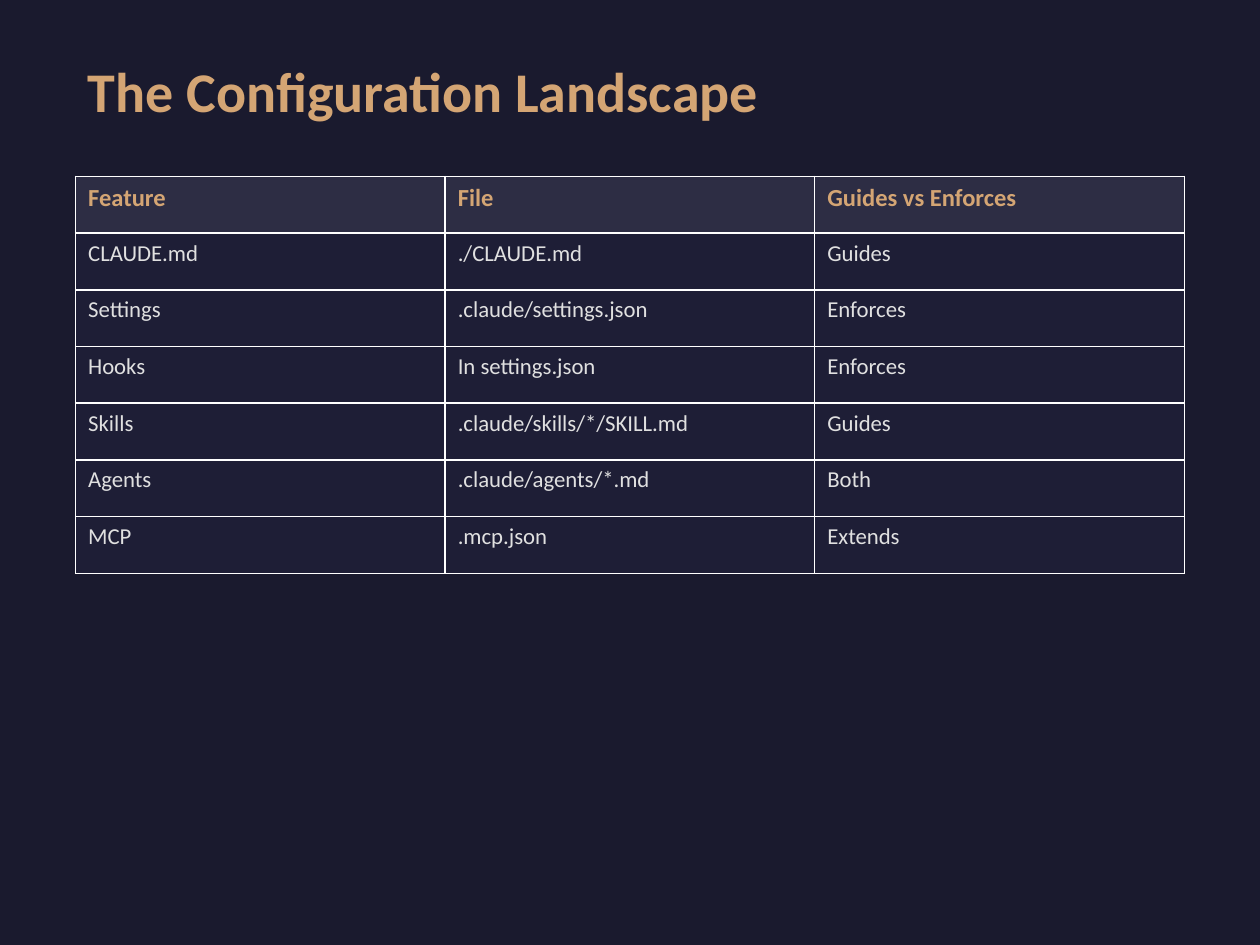
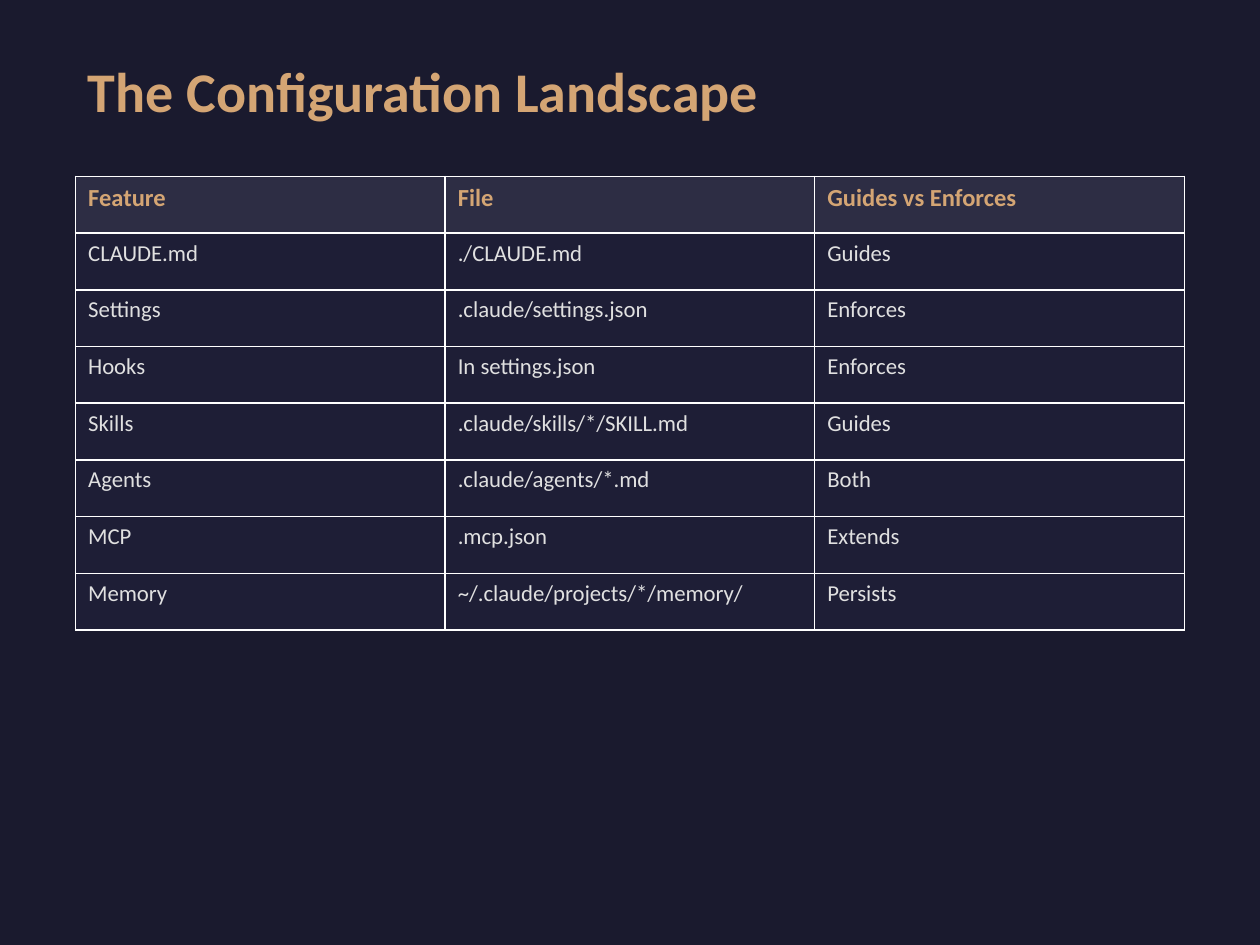
Before and after one commit to zachschillaci27/claude-code-workshop, a slide deck: slide 34 of slides.pptx (slide 30 before the commit). Drawn at 1260x945 pixels with LibreOffice and Linux fonts; fonts in the diff are those of the drawing. Boxes give left, top, right and bottom in pixels: in the first picture for what was removed or moved away, otherwise in the second. Text is boxed around its words. In the diff, an @@ line names an element or a change of style, - is before the commit and + after.

```diff
--- a/slides.pptx
+++ b/slides.pptx
@@ table at (76, 176, 1183, 630) @@
+row 8: Memory | ~/.claude/projects/*/memory/ | Persists
```
Also in this commit, not shown: 5 other slides changed, 4 slides added, 8 other files.
